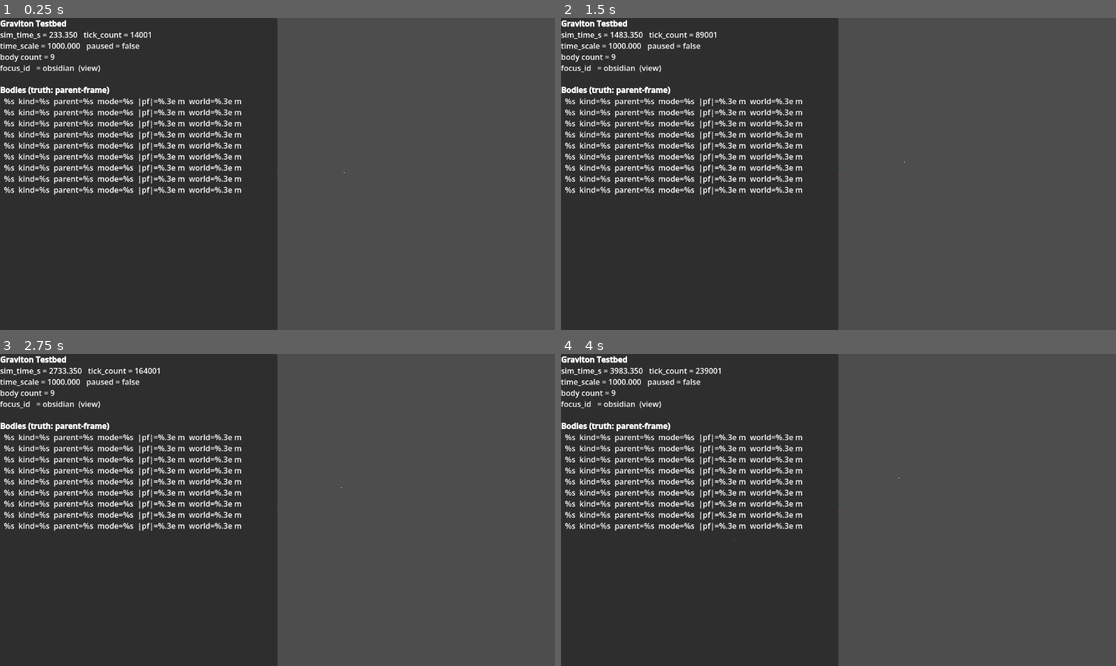
Above: before the commit, frames 1-4 (two rows, left to right).
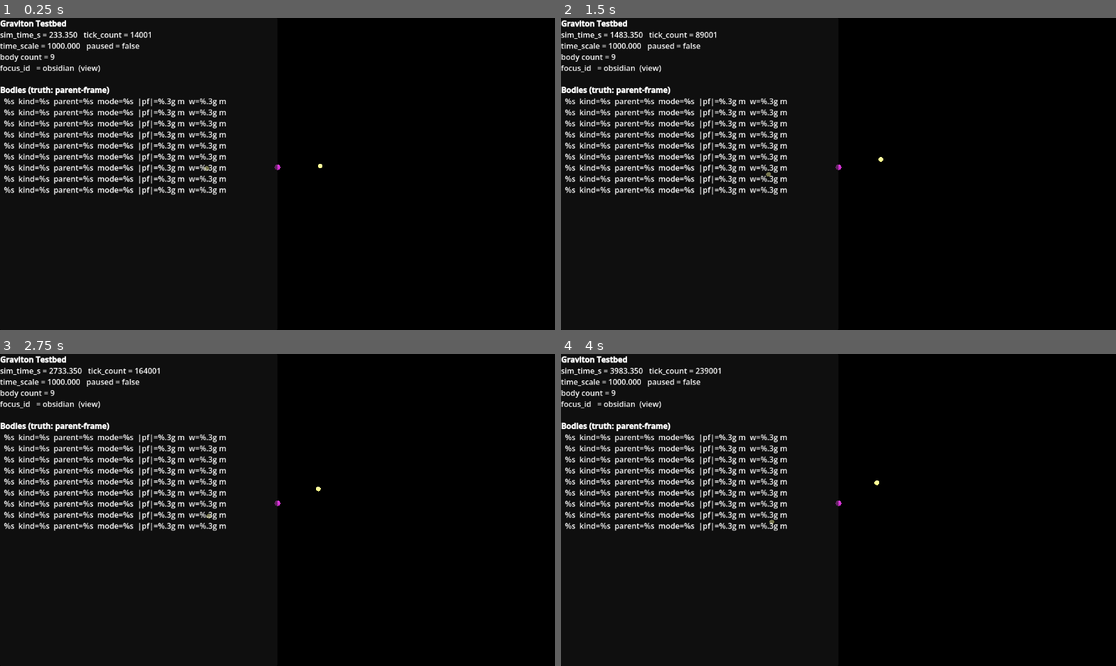
Above: after the commit, the same moments.

Repository: Kanturna/Graviton
Game: Godot game, scene res://scenes/bootstrap/main.tscn
Two runs of this game, one before a commit and one after it. Both use one fixed random seed, a clock stepped at 60 frames per second and the inputs below.
Inputs (mouse positions are in pixels of both pictures, inside the frame that each line leads up to):
- Up to frame 1 (0.25 s): no input
- Up to frame 2 (1.5 s): tap Enter at 0.5 s; move the mouse to (960, 158) at 0.52 s; hold Shift 0.53-1.25 s; click (960, 158) at 0.67 s; drag from (727, 189) to (810, 236) at 1.27 s
- Up to frame 3 (2.75 s): move the mouse to (333, 441) at 2.02 s; tap Ctrl at 2.1 s; click (333, 441) at 2.17 s
- Up to frame 4 (4 s): drag from (810, 572) to (672, 463) at 2.77 s; move the mouse to (1005, 556) at 3.52 s; hold Shift from 3.53 s (still down); click (1005, 556) at 3.67 s

The runs differ from the first frame. In frame 1, 96% of the frame differs, in the area x 0-100%, y 0-100%; in frame 2, 96%; in frame 3, 96%; in frame 4, 96%.

Commit message:
Bug Fixes

Diff:
--- a/scenes/testbeds/orbit_testbed.gd
+++ b/scenes/testbeds/orbit_testbed.gd
@@ -93,11 +93,11 @@
 
 static func _radius_for_kind(kind: BodyType.Kind) -> float:
 	match kind:
-		BodyType.Kind.BLACK_HOLE: return 1.5
-		BodyType.Kind.STAR: return 0.8
-		BodyType.Kind.PLANET: return 0.2
-		BodyType.Kind.MOON: return 0.08
-	return 0.3
+		BodyType.Kind.BLACK_HOLE: return 10.0
+		BodyType.Kind.STAR: return 8.0
+		BodyType.Kind.PLANET: return 2.0
+		BodyType.Kind.MOON: return 1.0
+	return 1.5
 
 
 static func _color_for_kind(kind: BodyType.Kind) -> Color:
--- a/scenes/testbeds/orbit_testbed.tscn
+++ b/scenes/testbeds/orbit_testbed.tscn
@@ -1,9 +1,13 @@
-[gd_scene load_steps=5 format=3 uid="uid://atraxistestbed01"]
+[gd_scene load_steps=6 format=3 uid="uid://atraxistestbed01"]
 
 [ext_resource type="Script" path="res://scenes/testbeds/orbit_testbed.gd" id="1_testbed"]
 [ext_resource type="Script" path="res://src/sim/orbit/orbit_service.gd" id="2_orbitsvc"]
 [ext_resource type="Script" path="res://src/runtime/local_bubble/local_bubble_manager.gd" id="3_bubble"]
 [ext_resource type="PackedScene" uid="uid://bxdebugoverlay001" path="res://src/tools/debug/debug_overlay.tscn" id="4_overlay"]
+
+[sub_resource type="Environment" id="Environment_space"]
+background_mode = 1
+background_color = Color(0, 0, 0, 1)
 
 [node name="OrbitTestbed" type="Node3D"]
 script = ExtResource("1_testbed")
@@ -16,9 +20,12 @@
 
 [node name="Visuals" type="Node3D" parent="."]
 
+[node name="WorldEnvironment" type="WorldEnvironment" parent="."]
+environment = SubResource("Environment_space")
+
 [node name="Camera3D" type="Camera3D" parent="."]
-transform = Transform3D(1, 0, 0, 0, 0.9848078, 0.1736482, 0, -0.1736482, 0.9848078, 0, 80, 450)
-far = 6000.0
+transform = Transform3D(1, 0, 0, 0, 0.9703, 0.2419, 0, -0.2419, 0.9703, 0, 150, 700)
+far = 8000.0
 
 [node name="DirectionalLight3D" type="DirectionalLight3D" parent="."]
 transform = Transform3D(1, 0, 0, 0, 0.7071068, 0.7071068, 0, -0.7071068, 0.7071068, 0, 50, 0)
--- a/src/tools/debug/debug_overlay.gd
+++ b/src/tools/debug/debug_overlay.gd
@@ -51,8 +51,8 @@
 	var pos: Vector3 = state.position_parent_frame_m
 	var r: float = pos.length()
 	var world_m: Vector3 = _bubble.compose_world_position_m(id)
-	return "  %s  kind=%s  parent=%s  mode=%s  |pf|=%.3e m  world=%.3e m" % [
-		id,
+	return "  %s  kind=%s  parent=%s  mode=%s  |pf|=%.3g m  w=%.3g m" % [
+		String(id),
 		BodyType.to_string_kind(def.kind),
 		parent_txt,
 		mode_txt,
Not shown, added: data/starter_world.gd.uid
Not shown, added: src/tests/sim/test_registry.gd.uid
Not shown, added: src/tests/sim/test_starter_world.gd.uid
